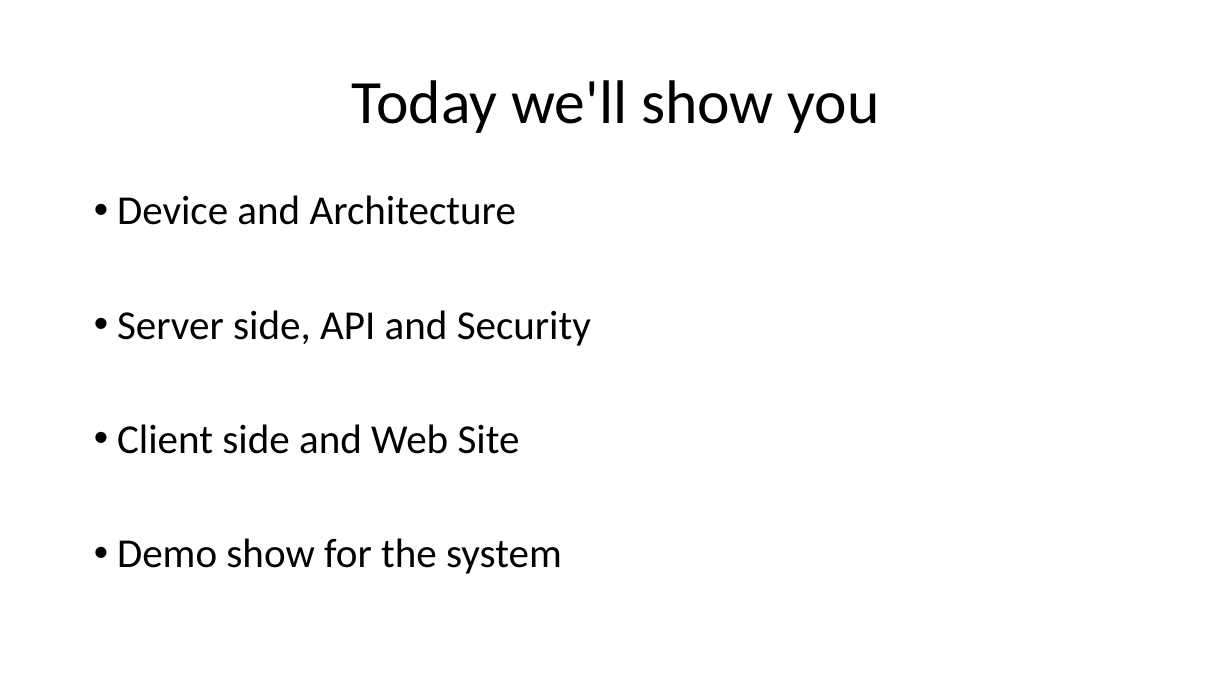
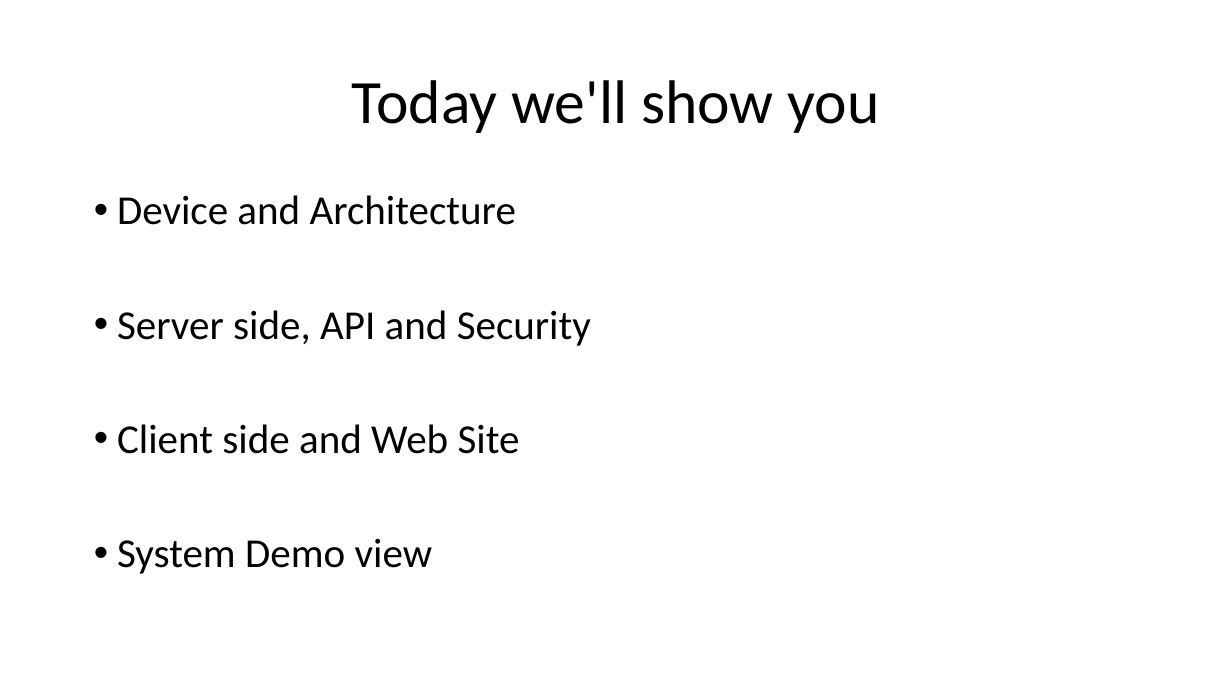
Before and after one commit to Aviel212/SmartSwitch, a slide deck: slide 2 of Project Submission/Presentation/INTRO slides.pptx. Drawn at 1232x693 pixels with LibreOffice and Linux fonts; fonts in the diff are those of the drawing. Boxes give left, top, right and bottom in pixels: in the first picture for what was removed or moved away, otherwise in the second. Text is boxed around its words. In the diff, an @@ line names an element or a change of style, - is before the commit and + after.

```diff
--- a/Project Submission/Presentation/INTRO slides.pptx
+++ b/Project Submission/Presentation/INTRO slides.pptx
@@ text at (x1=117, y1=538, x2=433, y2=574): text changed @@
-• Demo show for the system
+• System Demo view
```
Also in this commit, not shown: 1 other slide changed.
